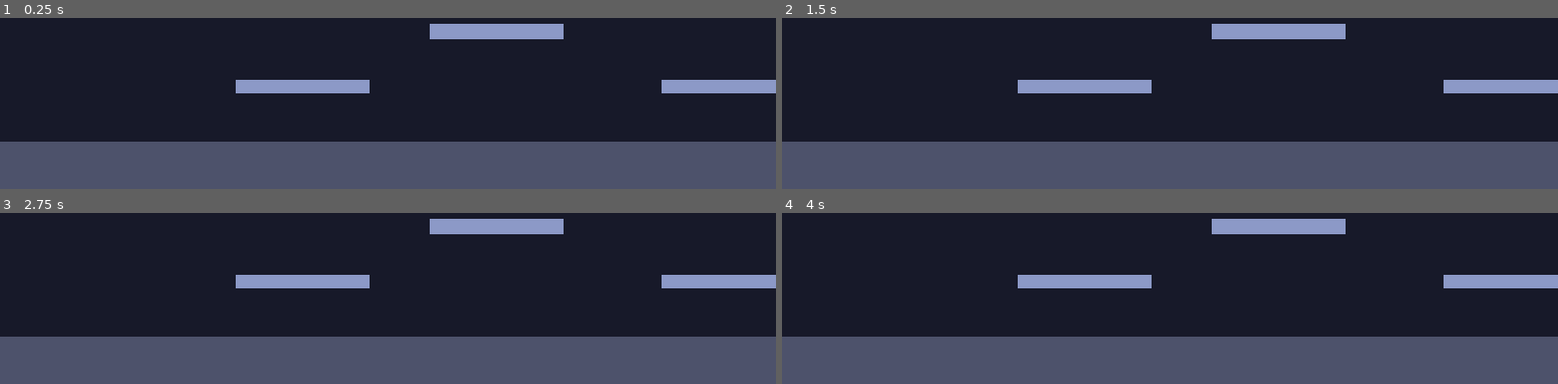
Above: before the commit, frames 1-4 (two rows, left to right).
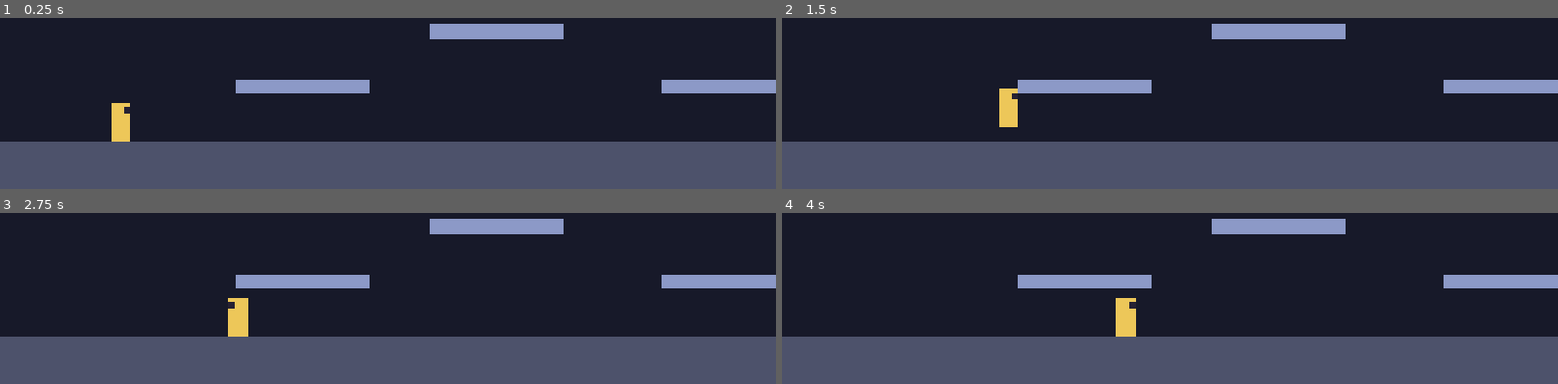
Above: after the commit, the same moments.

Repository: PedroBrassi/ascensao-ao-olimpo
Game: Godot game, scene res://cenas/fases/teste/area_teste.tscn
Same seed, same stepped clock (60 frames per second), same inputs: the game is played once before the commit and once after it.
Inputs:
- Up to frame 1 (0.25 s): no input
- Up to frame 2 (1.5 s): tap Enter at 0.5 s; hold D (mover_direita) from 0.53 s (still down); tap Space (pular) at 0.6, 0.77, 1.07, 1.35 s
- Up to frame 3 (2.75 s): tap Space (pular) at 1.52, 1.82, 2.1 s; release D (mover_direita) at 2.03 s; hold A (mover_esquerda) from 2.03 s (still down)
- Up to frame 4 (4 s): release A (mover_esquerda) at 2.78 s; hold D (mover_direita) from 2.78 s (still down); tap Space (pular) at 2.85, 3.02, 3.32, 3.6, 3.77 s

The runs differ from the first frame. In frame 1, 0.5% of the frame differs, in the area x 14-17%, y 49-73%; in frame 2, 0.5%; in frame 3, 0.6%, in the area x 29-32%, y 49-73%; in frame 4, 0.6%.

Commit message:
Adiciona personagem com movimentação e salto

Diff:
--- a/cenas/fases/teste/area_teste.tscn
+++ b/cenas/fases/teste/area_teste.tscn
@@ -1,4 +1,6 @@
 [gd_scene format=3 uid="uid://blh3u2tutrnh5"]
+
+[ext_resource type="PackedScene" uid="uid://dvkyqfj5qsk48" path="res://cenas/jogador/jogador.tscn" id="1_ejfvi"]
 
 [sub_resource type="RectangleShape2D" id="RectangleShape2D_ph7jy"]
 size = Vector2(2560, 80)
@@ -103,3 +105,6 @@
 offset_bottom = 360.0
 mouse_filter = 2
 color = Color(0.3, 0.32, 0.42, 1)
+
+[node name="Jogador" parent="." unique_id=1220948030 instance=ExtResource("1_ejfvi")]
+position = Vector2(200, 640)
--- /dev/null
+++ b/cenas/jogador/jogador.tscn
@@ -0,0 +1,31 @@
+[gd_scene format=3 uid="uid://dvkyqfj5qsk48"]
+
+[ext_resource type="Script" uid="uid://dp2sdcqpe73md" path="res://scripts/jogador/jogador.gd" id="1_tm1li"]
+
+[sub_resource type="RectangleShape2D" id="RectangleShape2D_ismvl"]
+size = Vector2(32, 64)
+
+[node name="Jogador" type="CharacterBody2D" unique_id=1220948030]
+collision_layer = 2
+script = ExtResource("1_tm1li")
+
+[node name="Visual" type="Node2D" parent="." unique_id=487668044]
+
+[node name="Corpo" type="ColorRect" parent="Visual" unique_id=257882110]
+offset_left = -16.0
+offset_top = -64.0
+offset_right = 16.0
+mouse_filter = 2
+color = Color(0.93, 0.78, 0.35, 1)
+
+[node name="Frente" type="ColorRect" parent="Visual" unique_id=2058199819]
+offset_left = 6.0
+offset_top = -56.0
+offset_right = 16.0
+offset_bottom = -46.0
+mouse_filter = 2
+color = Color(0.15, 0.13, 0.2, 1)
+
+[node name="Colisao" type="CollisionShape2D" parent="." unique_id=985087858]
+position = Vector2(0, -32)
+shape = SubResource("RectangleShape2D_ismvl")
--- /dev/null
+++ b/scripts/jogador/jogador.gd
@@ -0,0 +1,101 @@
+class_name Jogador
+extends CharacterBody2D
+## Movimentação do personagem principal: andar, pular, cair e aterrissar.
+##
+## A origem do nó fica nos pés do personagem. Os valores abaixo aparecem no
+## Inspetor e podem ser ajustados sem mexer no código.
+
+## Emitido no quadro em que o personagem toca o chão depois de estar no ar.
+signal aterrissou
+## Emitido no quadro em que o personagem sai do chão por um salto.
+signal pulou
+
+@export_group("Movimento")
+## Velocidade horizontal máxima, em pixels por segundo.
+@export var velocidade_maxima := 320.0
+## Quão rápido ganha velocidade no chão.
+@export var aceleracao := 2200.0
+## Quão rápido para no chão ao soltar a direção.
+@export var atrito := 2600.0
+## Controle horizontal enquanto está no ar (menor que no chão).
+@export var aceleracao_no_ar := 1400.0
+
+@export_group("Salto")
+## Velocidade inicial do salto. Altura aproximada = velocidade² / (2 × gravidade).
+@export var velocidade_do_salto := 680.0
+## Gravidade enquanto sobe.
+@export var gravidade := 1700.0
+## Gravidade enquanto cai (maior, para a queda não parecer flutuante).
+@export var gravidade_na_queda := 2400.0
+## Limite da velocidade de queda.
+@export var velocidade_maxima_de_queda := 1100.0
+## Fração da velocidade mantida ao soltar o botão no meio da subida (salto curto).
+@export_range(0.0, 1.0) var corte_do_salto := 0.45
+## Tempo após sair de uma borda em que ainda dá para pular.
+@export var tempo_coyote := 0.1
+## Tempo em que um salto apertado antes de tocar o chão fica guardado.
+@export var tempo_buffer_do_salto := 0.12
+
+## 1 quando olha para a direita, -1 para a esquerda.
+var olhando_para := 1
+
+var _coyote := 0.0
+var _buffer_do_salto := 0.0
+var _estava_no_chao := false
+
+@onready var _visual: Node2D = $Visual
+
+
+func _physics_process(delta: float) -> void:
+	var direcao := Input.get_axis("mover_esquerda", "mover_direita")
+
+	_aplicar_gravidade(delta)
+	_mover_na_horizontal(direcao, delta)
+	_tratar_salto(delta)
+	move_and_slide()
+	_atualizar_estado_do_chao()
+	_atualizar_direcao(direcao)
+
+
+func _aplicar_gravidade(delta: float) -> void:
+	if is_on_floor():
+		return
+	var g := gravidade if velocity.y < 0.0 else gravidade_na_queda
+	velocity.y = minf(velocity.y + g * delta, velocidade_maxima_de_queda)
+
+
+func _mover_na_horizontal(direcao: float, delta: float) -> void:
+	var alvo := direcao * velocidade_maxima
+	var taxa := aceleracao_no_ar
+	if is_on_floor():
+		taxa = aceleracao if direcao != 0.0 else atrito
+	velocity.x = move_toward(velocity.x, alvo, taxa * delta)
+
+
+func _tratar_salto(delta: float) -> void:
+	_coyote = tempo_coyote if is_on_floor() else maxf(_coyote - delta, 0.0)
+	_buffer_do_salto = maxf(_buffer_do_salto - delta, 0.0)
+	if Input.is_action_just_pressed("pular"):
+		_buffer_do_salto = tempo_buffer_do_salto
+
+	if _buffer_do_salto > 0.0 and _coyote > 0.0:
+		velocity.y = -velocidade_do_salto
+		_buffer_do_salto = 0.0
+		_coyote = 0.0
+		pulou.emit()
+	elif Input.is_action_just_released("pular") and velocity.y < 0.0:
+		velocity.y *= corte_do_salto
+
+
+func _atualizar_estado_do_chao() -> void:
+	var no_chao := is_on_floor()
+	if no_chao and not _estava_no_chao:
+		aterrissou.emit()
+	_estava_no_chao = no_chao
+
+
+func _atualizar_direcao(direcao: float) -> void:
+	if direcao == 0.0:
+		return
+	olhando_para = 1 if direcao > 0.0 else -1
+	_visual.scale.x = olhando_para
Not shown, added: scripts/jogador/jogador.gd.uid
